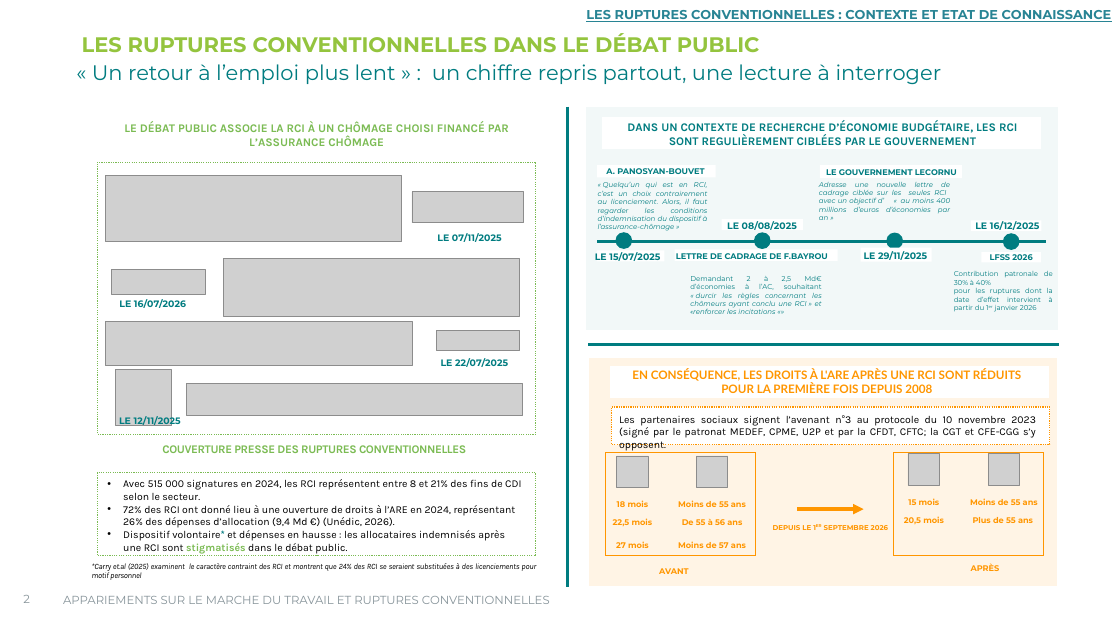
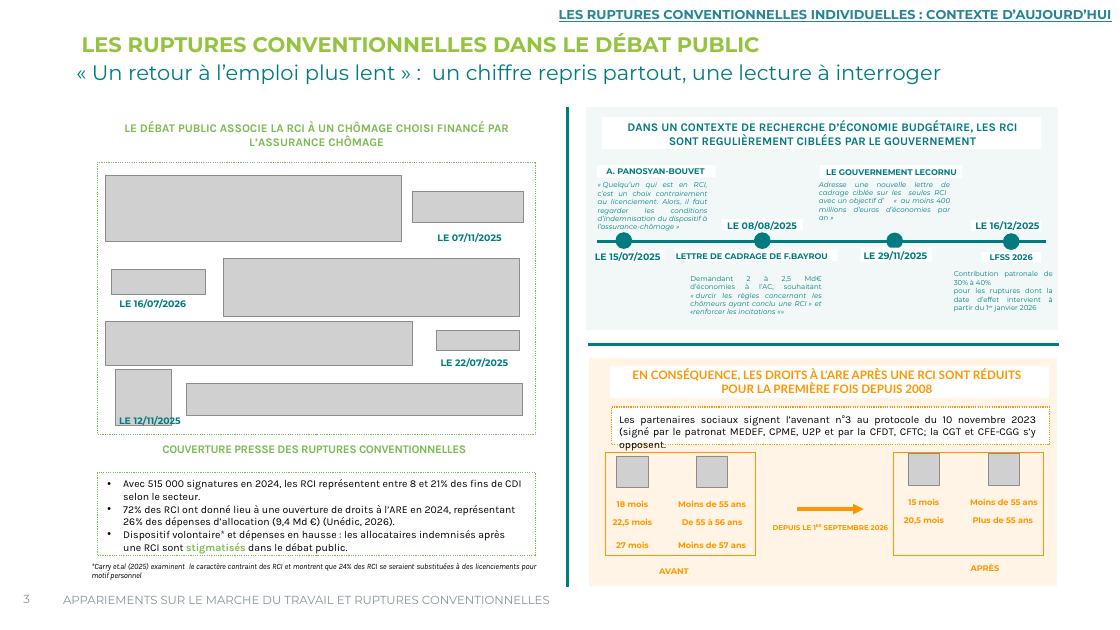
Before and after one commit to selaazdoudi/SMA, a slide deck: slide 3 of slides_2909.pptx (slide 2 before the commit). Drawn at 1120x630 pixels with LibreOffice and Linux fonts; fonts in the diff are those of the drawing; grey boxes stand for pictures; background and template pictures are left out. Boxes give left, top, right and bottom in pixels: in the first picture for what was removed or moved away, otherwise in the second. Text is boxed around its words. In the diff, an @@ line names an element or a change of style, - is before the commit and + after.

```diff
--- a/slides_2909.pptx
+++ b/slides_2909.pptx
@@ text at [559, 9, 1111, 22]: text changed @@
-LES RUPTURES CONVENTIONNELLES : CONTEXTE ET ETAT DE CONNAISSANCE
+LES RUPTURES CONVENTIONNELLES INDIVIDUELLES : CONTEXTE D’AUJOURD’HUI
@@ page number at [23, 595, 30, 603]: text changed @@
-2
+3
```
Also in this commit, not shown: 3 other slides changed, 3 slides added, 2 slides removed.
